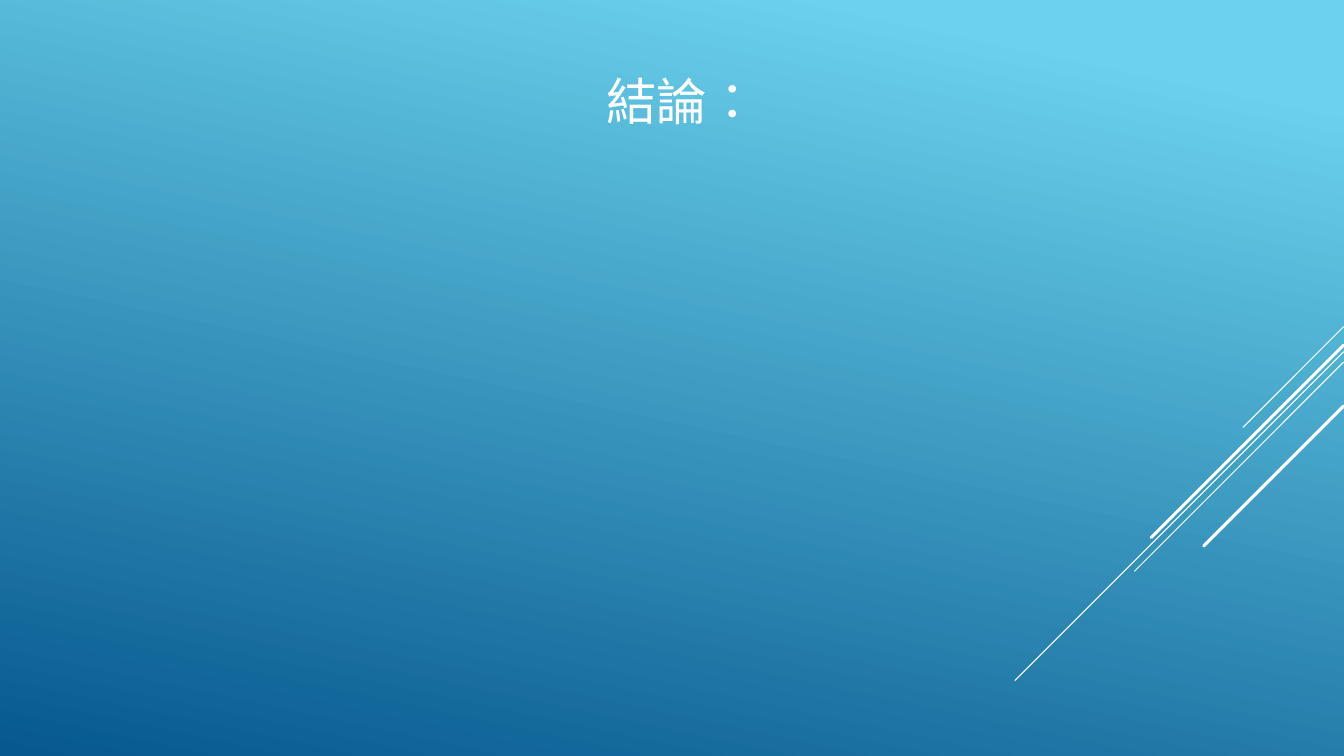
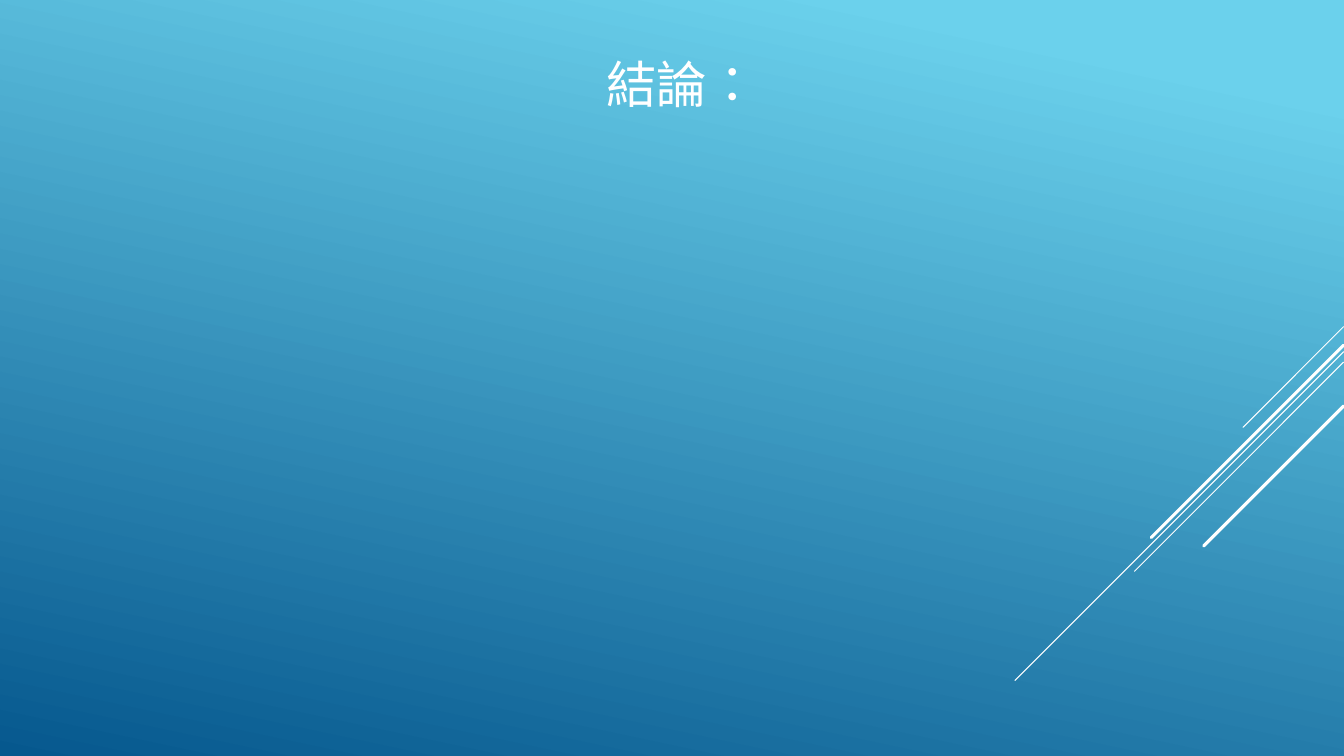
Before and after one commit to DennySORA/Environmental_Sustainability_Partition_Hackathon_2018, a slide deck: slide 6 of doc/永續發展 - 淨灘.pptx. Drawn at 1344x756 pixels with LibreOffice and Linux fonts; fonts in the diff are those of the drawing. Boxes give left, top, right and bottom in pixels: in the first picture for what was removed or moved away, otherwise in the second. Text is boxed around its words. In the diff, an @@ line names an element or a change of style, - is before the commit and + after.

```diff
--- a/doc/永續發展 - 淨灘.pptx
+++ b/doc/永續發展 - 淨灘.pptx
@@ title "結論：": place and size @@
-title "結論：" at (606,77,757,124)
+title "結論：" at (606,60,757,107)
```
Also in this commit, not shown: 1 other slide changed, 43 other files.
